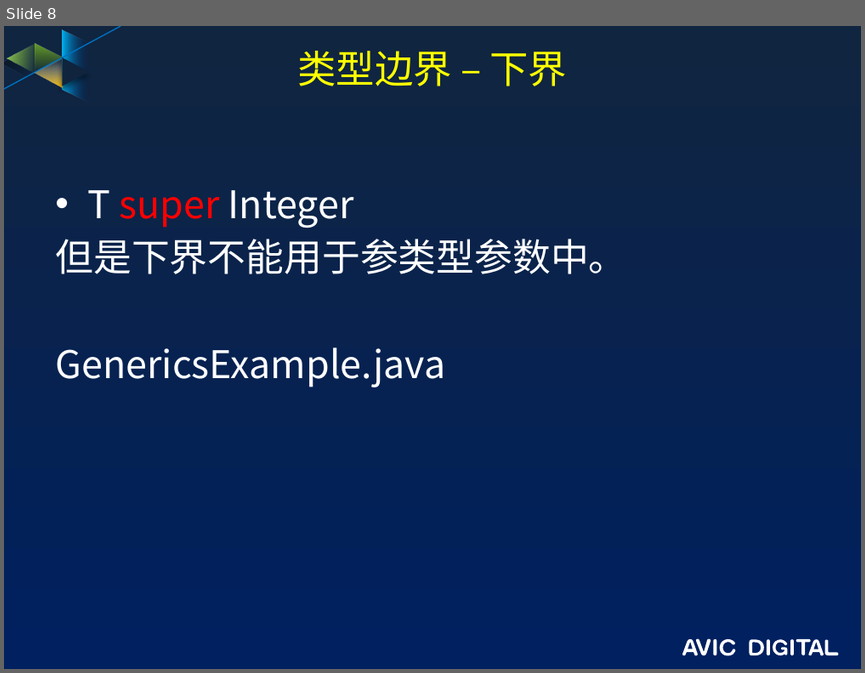
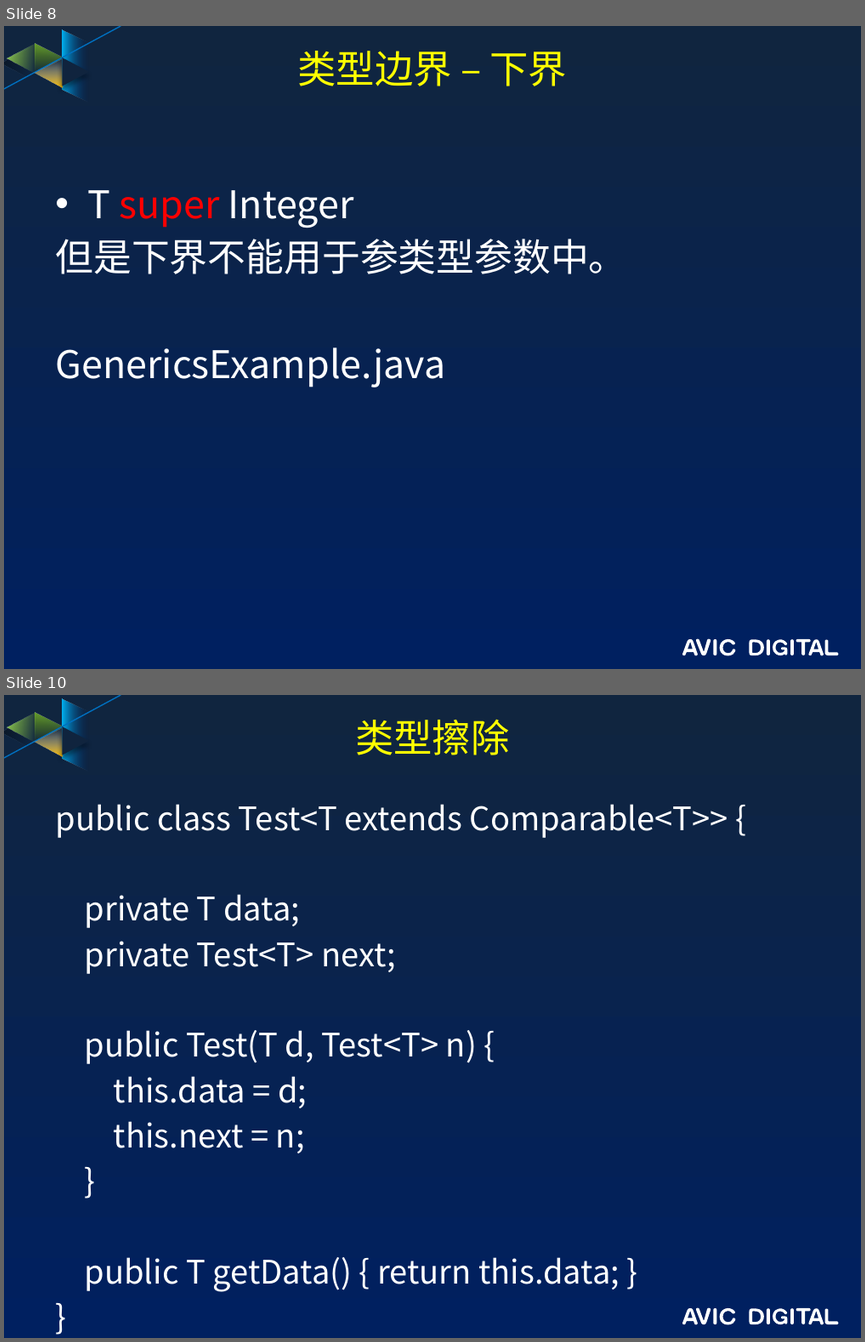
Before and after one commit to guofengzh/java-way, a slide deck: java/docs/06-java-泛型.pptx. Shown one above the other, each under a label of ours: slide 8 before the commit, slides 8 and 10 after it; the slides between them are not shown. The pictures are 865x673 and 865x1342 pixels, drawn with LibreOffice and Linux fonts; fonts in the diff are those of the drawing; background and template pictures are left out. Boxes give left, top, right and bottom in pixels: in the first picture for what was removed or moved away, otherwise in the second. Text is boxed around its words. In the diff, an @@ line names an element or a change of style, - is before the commit and + after.

```diff
--- a/java/docs/06-java-泛型.pptx
+++ b/java/docs/06-java-泛型.pptx
@@ slide 10 added at (x1=4, y1=695, x2=861, y2=1338), background gradient #10253F to #002060; not listed: 17 template elements that a slide beside it also shows @@
@@ title added at (x1=355, y1=719, x2=509, y2=755), 32.4 pt, text #FFFF00 @@
+类型擦除
@@ text added at (x1=55, y1=804, x2=728, y2=1291), 27.2 pt, text #FFFFFF @@
+public class Test<T extends Comparable<T>> {
+private T data;
+private Test<T> next;
+public Test(T d, Test<T> n) {
+this.data = d;
+this.next = n;
+}
+public T getData() { return this.data; }
+}
```
Also in this commit, not shown: 1 slide changed, 3 other slides added, 1 slide removed.
